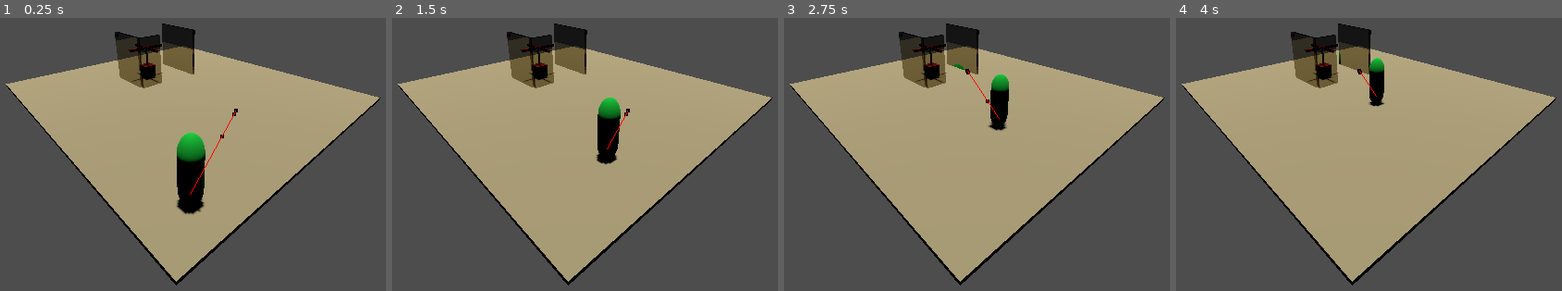
Above: before the commit, frames 1-4 (left to right).
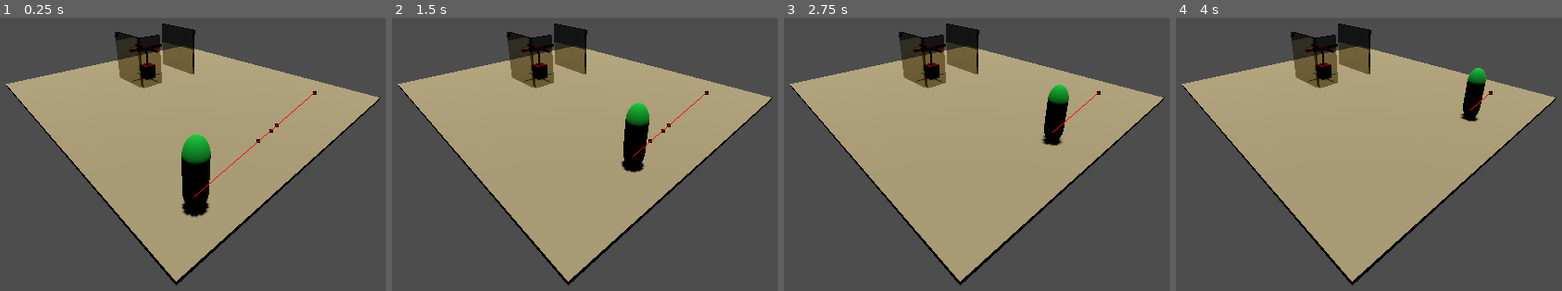
Above: after the commit, the same moments.

Repository: Aledrao/smartQueue
Game: Godot game, scene res://scenes/scene_test.tscn
The game is run twice, just before and just after one commit, with the same random seed, the same clock (stepped at 60 frames per second) and the same inputs.
Inputs (mouse positions are in pixels of both pictures, inside the frame that each line leads up to):
- Up to frame 1 (0.25 s): no input
- Up to frame 2 (1.5 s): move the mouse to (743, 86) at 0.52 s; click (743, 86) at 0.67 s; move the mouse to (434, 129) at 1.27 s; click (434, 129) at 1.42 s
- Up to frame 3 (2.75 s): move the mouse to (outside the picture) at 2.02 s; click (outside the picture) at 2.17 s
- Up to frame 4 (4 s): move the mouse to (1326, 189) at 2.77 s; click (1326, 189) at 2.92 s; move the mouse to (outside the picture) at 3.52 s; click (outside the picture) at 3.67 s

The runs differ from the first frame. In frame 1, 1.2% of the frame differs, in the area x 45-83%, y 26-74%; in frame 2, 2.8%, in the area x 52-83%, y 26-57%; in frame 3, 2.1%; in frame 4, 1.5%.
Error in both runs: Invalid access to property or key 'global_transform' on a base object of type 'InputEventMouseButton'. (res://scripts/scene_test.gd:10)

Commit message:
Tentativa de usar o nó de outra cena e gerar sinal dinamico.

Diff:
--- a/scenes/character.tscn
+++ b/scenes/character.tscn
@@ -11,7 +11,12 @@
 radius = 0.32827
 height = 2.23838
 
+[sub_resource type="CylinderShape3D" id="CylinderShape3D_167h3"]
+height = 1.75867
+radius = 0.230192
+
 [node name="character" type="CharacterBody3D"]
+collision_mask = 3
 script = ExtResource("1_hgo51")
 
 [node name="MeshInstance3D" type="MeshInstance3D" parent="."]
@@ -25,3 +30,6 @@
 
 [node name="NavigationAgent3D" type="NavigationAgent3D" parent="."]
 debug_enabled = true
+
+[node name="CollisionShape3D2" type="CollisionShape3D" parent="."]
+shape = SubResource("CylinderShape3D_167h3")
--- a/scenes/scene_test.tscn
+++ b/scenes/scene_test.tscn
@@ -155,6 +155,6 @@
 transform = Transform3D(-4.37114e-08, 0, 1, 0, 1, 0, -1, 0, -4.37114e-08, -3, 0.495402, 0.11635)
 
 [node name="Target" parent="." instance=ExtResource("4_j120s")]
+transform = Transform3D(1, 0, 0, 0, 1, 0, 0, 0, 1, 5.34039, 0.193713, -4.11086)
 
-[connection signal="body_exited" from="NavTarget/Area3D" to="character" method="_on_area_3d_body_exited"]
-[connection signal="tree_entered" from="Target" to="character" method="_on_target_tree_entered"]
+[editable path="Target"]
--- a/scenes/target.tscn
+++ b/scenes/target.tscn
@@ -6,6 +6,8 @@
 [node name="Target" type="Marker3D"]
 
 [node name="Area3D" type="Area3D" parent="."]
+collision_layer = 2
+collision_mask = 2
 
 [node name="CollisionShape3D" type="CollisionShape3D" parent="Area3D"]
 transform = Transform3D(1, 0, 0, 0, 1, 0, 0, 0, 1, 0, 0.752604, 1.12408)
--- a/scripts/character.gd
+++ b/scripts/character.gd
@@ -5,12 +5,18 @@
 @onready var navigation_agent: NavigationAgent3D = $NavigationAgent3D
 @onready var nav_target: Marker3D = $"../NavTarget"
 @onready var nav_target_2: Marker3D = $"../NavTarget2"
+@onready var target: Marker3D = $"../Target"
+@onready var area3dTarget: Area3D = $"../Target/Area3D"
 
 var changeTarget: bool = false
+var targetArea
+
+func _ready() -> void:
+	area3dTarget.body_exited.connect(_on_body_exited)
 
 func _physics_process(delta: float) -> void:
 	if changeTarget == false:
-		navigation_agent.target_position = nav_target.global_transform.origin
+		navigation_agent.target_position = target.global_transform.origin
 	else:
 		navigation_agent.target_position = nav_target_2.global_transform.origin
 
@@ -21,9 +27,6 @@
 	velocity = new_velocity
 	move_and_slide()
 
-func _on_area_3d_body_exited(body: Node3D) -> void:
+func _on_body_exited() -> void:
 	changeTarget = true
-
-
-func _on_target_tree_entered() -> void:
-	print("TESTE")
+	print("ENTROU")
Not shown: 1 places in scenes/character.tscn that only renumber resources
